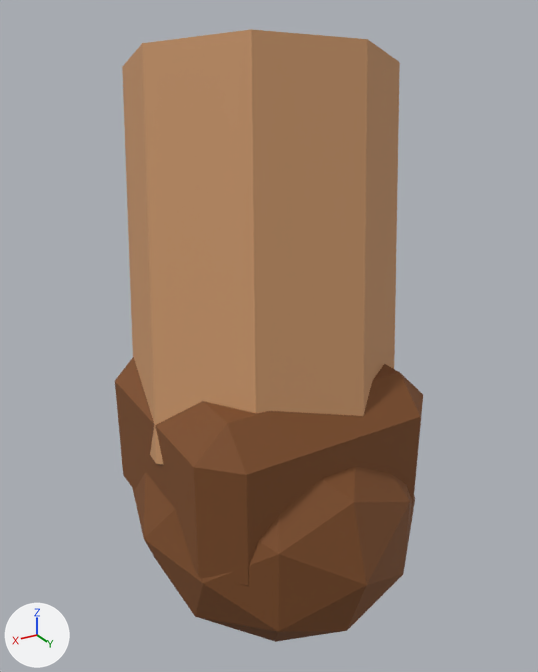
The glTF model assets/models/units/engineer/ForearmRight.glb, before and after one commit.
One viewpoint serves both versions: a 50 mm lens placed at (0.216, 0.37, 0.024), pointed at (0.015, 0.035, -0.143). Every picture has the same lights, and +X, +Y and +Z are marked at lower left. The picture after the commit comes second. Vertices at exactly the same position are counted once.

Names of what the first picture shows: 'Sculpture'.
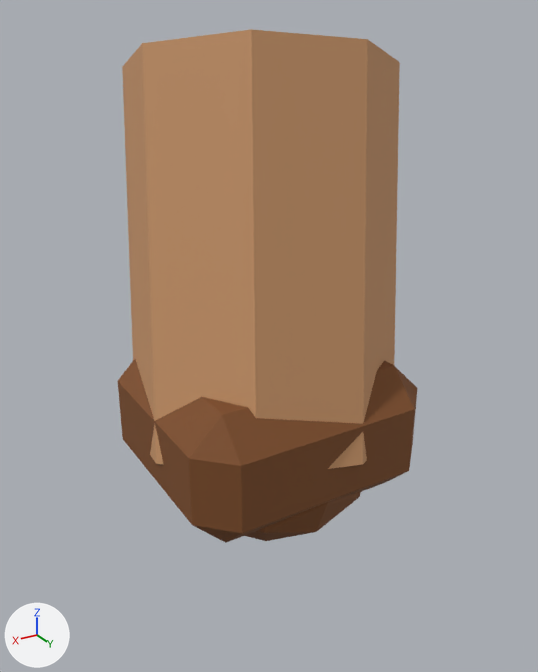
What differs and where, as boxes (x1, y1, x2, y2) in the pictures (538 x 672 px; the box of a moved part takes in the faces that stretch with it):
'Sculpture', reshaped (16% shorter)
    before: (115, 29, 423, 642)
    after: (118, 29, 417, 543)
part 1 of me_sculpture, moved or reshaped
    before: (132, 466, 415, 642)
    after: (245, 492, 361, 541)
part 2 of me_sculpture, moved or reshaped
    before: (194, 373, 423, 475)
    after: (189, 366, 417, 466)
part 3 of me_sculpture, moved or reshaped
    before: (194, 401, 423, 586)
    after: (189, 395, 417, 543)
part 4 of me_sculpture, moved or reshaped
    before: (115, 357, 400, 467)
    after: (118, 359, 394, 458)
part 5 of me_sculpture, moved or reshaped
    before: (115, 382, 199, 576)
    after: (118, 382, 192, 524)

What the commit changed:
me_sculpture is used by ob_sculpture; location (0.0, 0.0, 0.0).
me_sculpture had 84 vertices, 156 faces and spanned x -0.073..0.106, y -0.072..0.145, z -0.313..0.019.
me_sculpture now has 84 vertices, 156 faces and spans x -0.073..0.098, y -0.072..0.117, z -0.254..0.019.
me_sculpture part 1: the loose piece of 42 vertices spanning x -0.056..0.106, y -0.035..0.145, z -0.313..-0.157 is scaled about its middle by (0.753, 0.678, 0.59), then moved by (0.0, -0.006, 0.027).
me_sculpture part 2: all 6 vertices in x -0.045..0.095, y 0.1..0.118, z -0.168..-0.15 are moved by (0.0, -0.005, 0.002).
me_sculpture part 3: 6 of the vertices in x -0.045..0.095, y 0.1..0.118, z -0.25..-0.232 are moved by (0.0, -0.005, 0.028).
me_sculpture part 4: all 6 vertices in x -0.045..0.095, y -0.022..-0.004, z -0.168..-0.15 are moved by (0.0, 0.005, 0.002).
me_sculpture part 5: all 6 vertices in x -0.045..0.095, y -0.022..-0.004, z -0.25..-0.232 are moved by (0.0, 0.005, 0.028).
